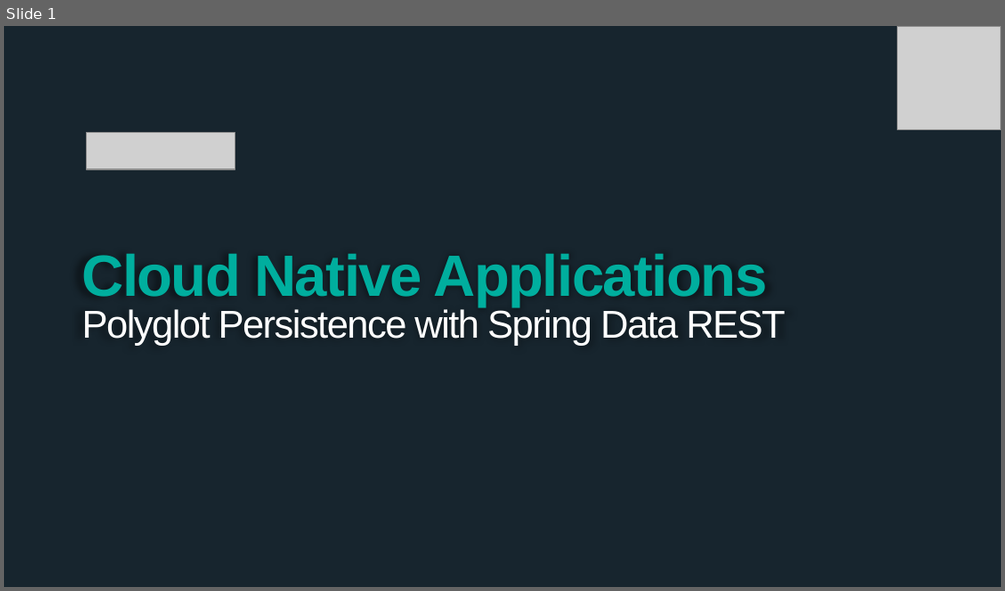
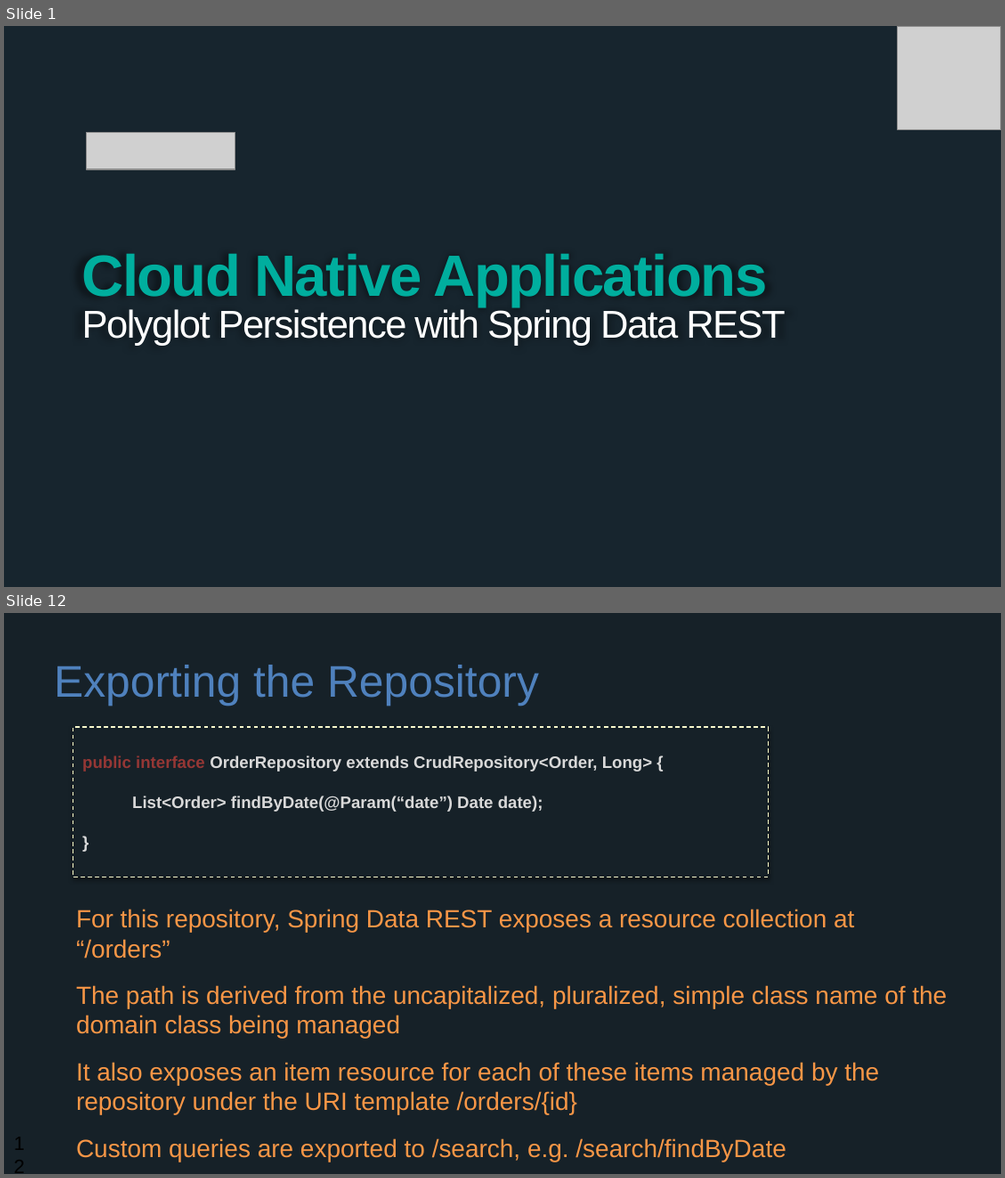
Before and after one commit to wxlund/CN-Workshop-Boeing, a slide deck: presentations/Session_3_Polyglot_Persist.pptx. Shown one above the other, each under a label of ours: slide 1 before the commit, slides 1 and 12 after it; the slides between them are not shown. The pictures are 1005x591 and 1005x1178 pixels, drawn with LibreOffice and Linux fonts; fonts in the diff are those of the drawing; grey boxes stand for pictures; background and template pictures are left out. Boxes give left, top, right and bottom in pixels: in the first picture for what was removed or moved away, otherwise in the second. Text is boxed around its words. In the diff, an @@ line names an element or a change of style, - is before the commit and + after.

```diff
--- a/presentations/Session_3_Polyglot_Persist.pptx
+++ b/presentations/Session_3_Polyglot_Persist.pptx
@@ slide 12 added at [4,613,1001,1174], background #162128 @@
@@ title added at [54,665,539,706], 32 pt, text #4F81BD @@
+Exporting the Repository
@@ rectangle added at [73,727,769,876], fill #162128, outline #FFFFCC 0.75 pt dashed, 12 pt, text #D9D9D9, bold @@
+public interface OrderRepository extends CrudRepository<Order, Long> {
+List<Order> findByDate(@Param(“date”) Date date);
+}
@@ text added at [76,908,947,1161], 18 pt, text #F79646 @@
+For this repository, Spring Data REST exposes a resource collection at “/orders”
+The path is derived from the uncapitalized, pluralized, simple class name of the domain class being managed
+It also exposes an item resource for each of these items managed by the repository under the URI template /orders/{id}
+Custom queries are exported to /search, e.g. /search/findByDate
@@ page number added at [4,1138,45,1168], 14 pt, text #000000 @@
+12
```
Also in this commit, not shown: 1 slide changed, 14 other slides added.
